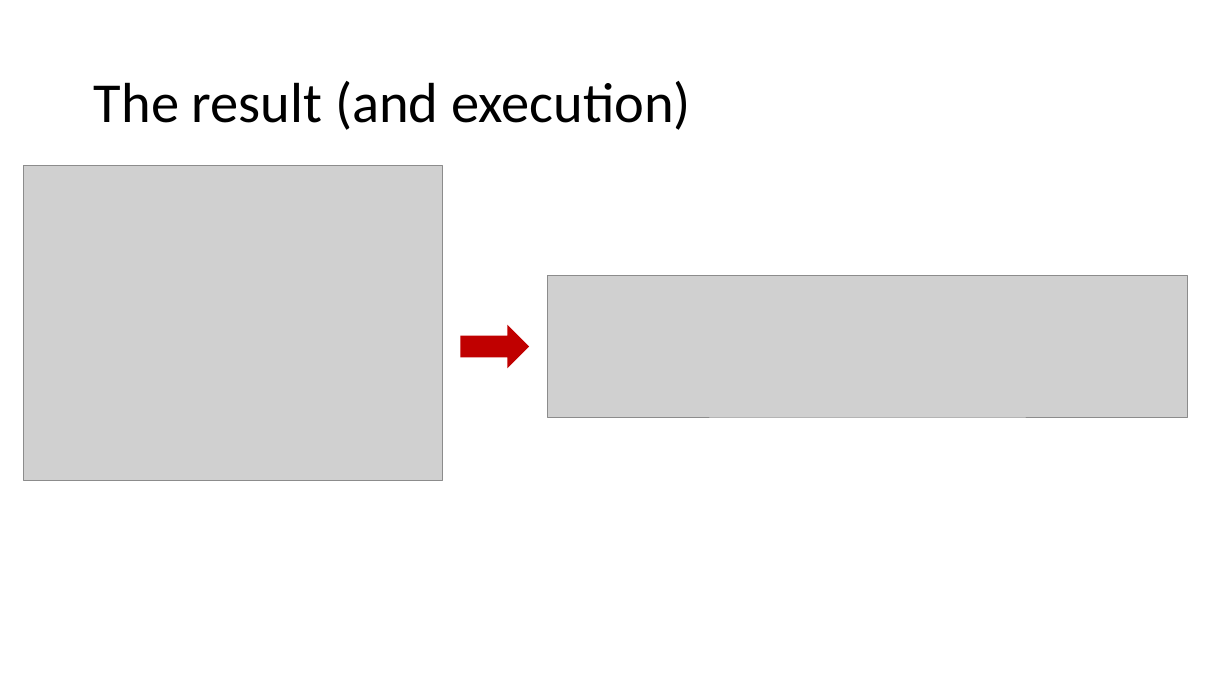
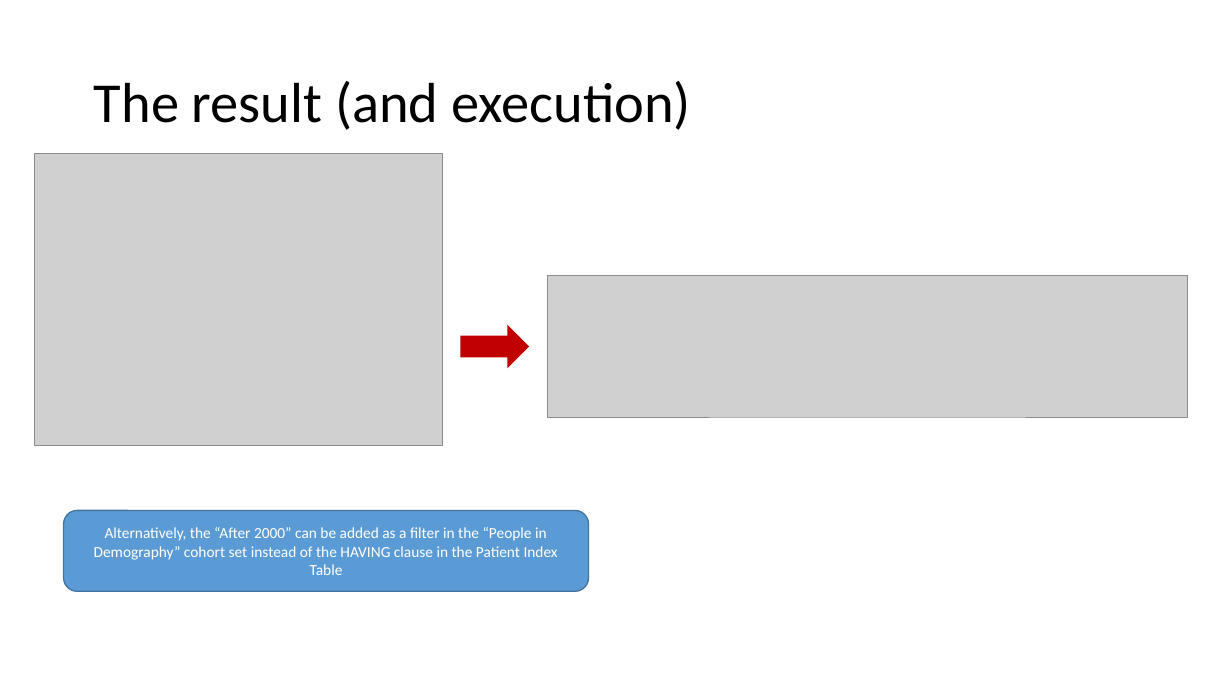
Before and after one commit to HicServices/RDMP, a slide deck: slide 22 of Documentation/Training/CohortBuilder.pptx (slide 21 before the commit). Drawn at 1232x693 pixels with LibreOffice and Linux fonts; fonts in the diff are those of the drawing; grey boxes stand for pictures. Boxes give left, top, right and bottom in pixels: in the first picture for what was removed or moved away, otherwise in the second. Text is boxed around its words. In the diff, an @@ line names an element or a change of style, - is before the commit and + after.

Commit message:
Cohort Cuilder training powerpoint, small fixes.

```diff
--- a/Documentation/Training/CohortBuilder.pptx
+++ b/Documentation/Training/CohortBuilder.pptx
@@ picture: place and size @@
-picture at [24, 165, 443, 481]
+picture at [34, 153, 443, 445]
@@ rounded rectangle added at [64, 510, 589, 592], fill #5B9BD5, outline #43739E 1 pt, 12 pt, text #FFFFFF @@
+Alternatively, the “After 2000” can be added as a filter in the “People in Demography” cohort set instead of the HAVING clause in the Patient Index Table
```
Also in this commit, not shown: 1 other slide changed, 1 slide added.
